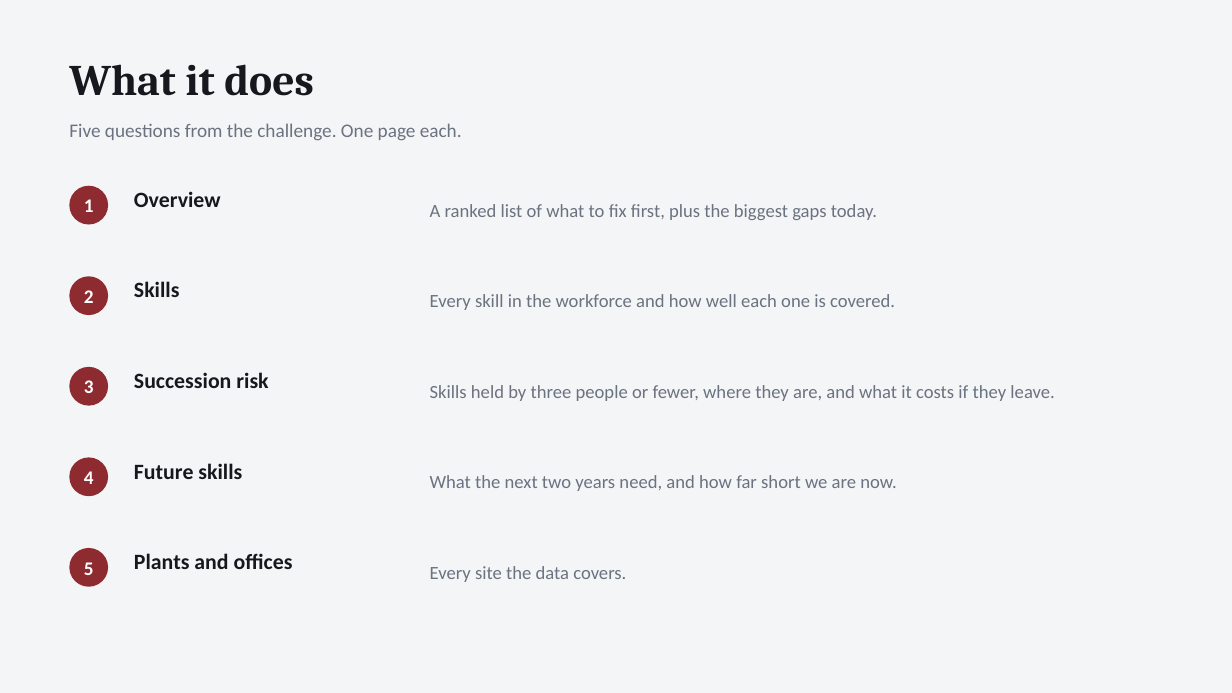
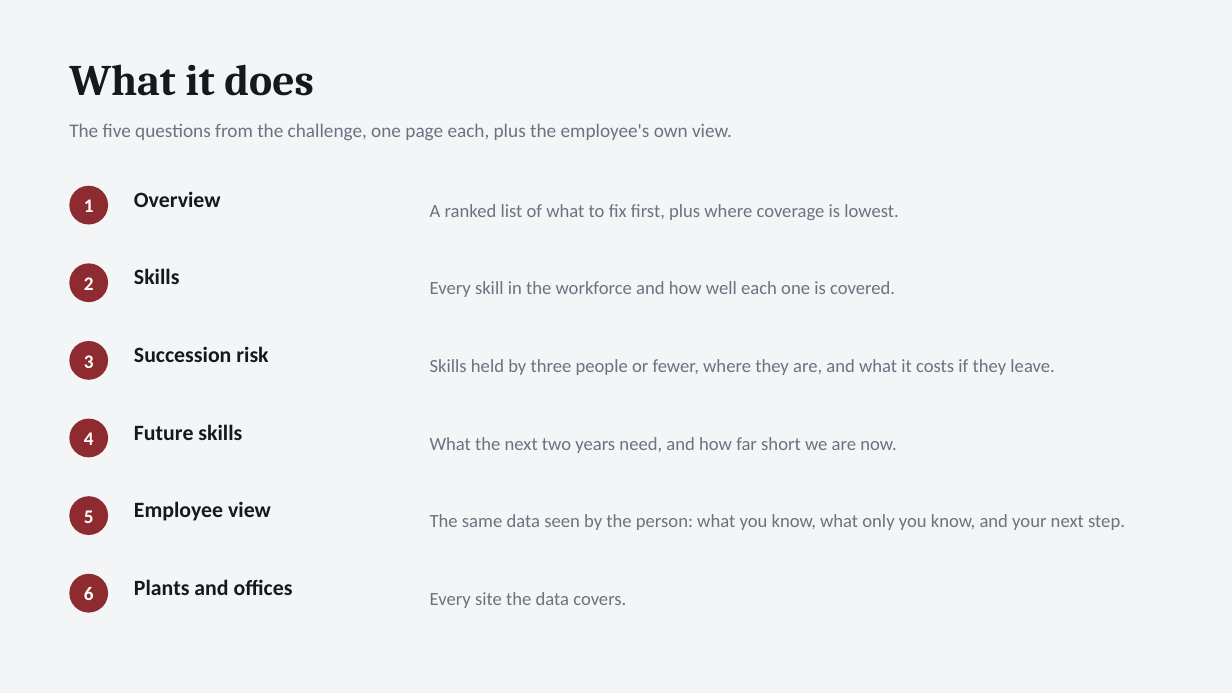
Before and after one commit to Aj-Networks/schwan_s, a slide deck: slide 3 of exports/Schwans_Pitch_Deck.pptx. Drawn at 1232x693 pixels with LibreOffice and Linux fonts; fonts in the diff are those of the drawing. Boxes give left, top, right and bottom in pixels: in the first picture for what was removed or moved away, otherwise in the second. Text is boxed around its words. In the diff, an @@ line names an element or a change of style, - is before the commit and + after.

```diff
--- a/exports/Schwans_Pitch_Deck.pptx
+++ b/exports/Schwans_Pitch_Deck.pptx
@@ text at [69, 123, 732, 140]: text changed @@
-Five questions from the challenge. One page each.
+The five questions from the challenge, one page each, plus the employee's own view.
@@ text at [430, 204, 898, 220]: text changed @@
-A ranked list of what to fix first, plus the biggest gaps today.
+A ranked list of what to fix first, plus where coverage is lowest.
@@ 3 texts, 1 ellipse: place and size @@
-3 texts, 1 ellipse at [69, 276, 895, 315]
+3 texts, 1 ellipse at [69, 263, 895, 302]
@@ 3 texts, 1 ellipse: place and size @@
-3 texts, 1 ellipse at [69, 367, 1054, 406]
+3 texts, 1 ellipse at [69, 341, 1054, 380]
@@ 3 texts, 1 ellipse: place and size @@
-3 texts, 1 ellipse at [69, 457, 896, 496]
+3 texts, 1 ellipse at [69, 419, 896, 457]
@@ text "5": place and size @@
-text "5" at [84, 562, 94, 575]
+text "5" at [84, 510, 94, 523]
@@ ellipse: place and size @@
-ellipse at [69, 548, 108, 587]
+ellipse at [69, 496, 108, 535]
@@ text added at [134, 501, 271, 521], 17 pt, text #15181D, bold @@
+Employee view
@@ text added at [430, 514, 1125, 530], 14.5 pt, text #6B7280 @@
+The same data seen by the person: what you know, what only you know, and your next step.
@@ text "Plants and offices": place and size @@
-text "Plants and offices" at [134, 553, 293, 569]
+text "Plants and offices" at [134, 579, 293, 595]
@@ ellipse added at [69, 574, 108, 613], fill #8E2B30 @@
@@ text added at [84, 587, 94, 600], 15 pt, text #FFFFFF, bold @@
+6
@@ text "Every site the data covers.": place and size @@
-text "Every site the data covers." at [430, 566, 626, 582]
+text "Every site the data covers." at [430, 592, 626, 608]
```
Also in this commit, not shown: 2 other slides changed, 1 other file.
